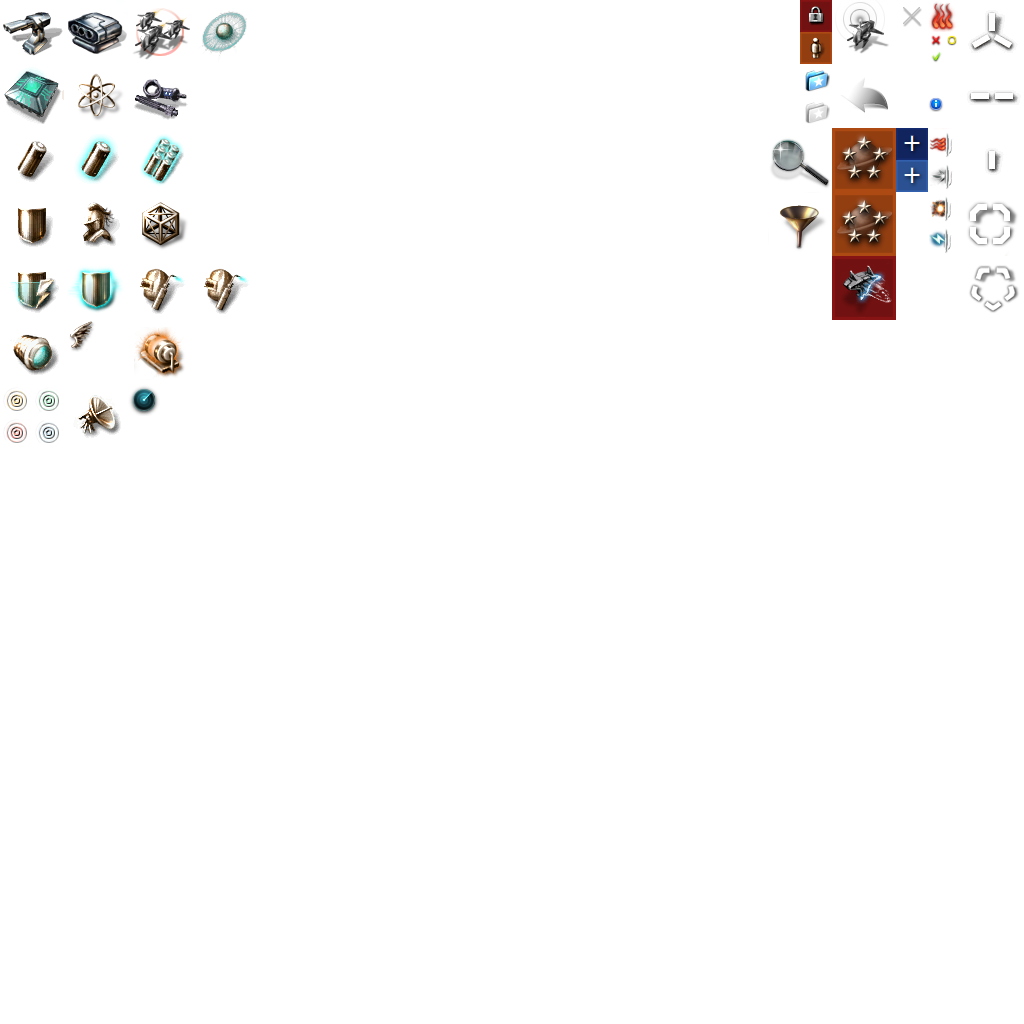
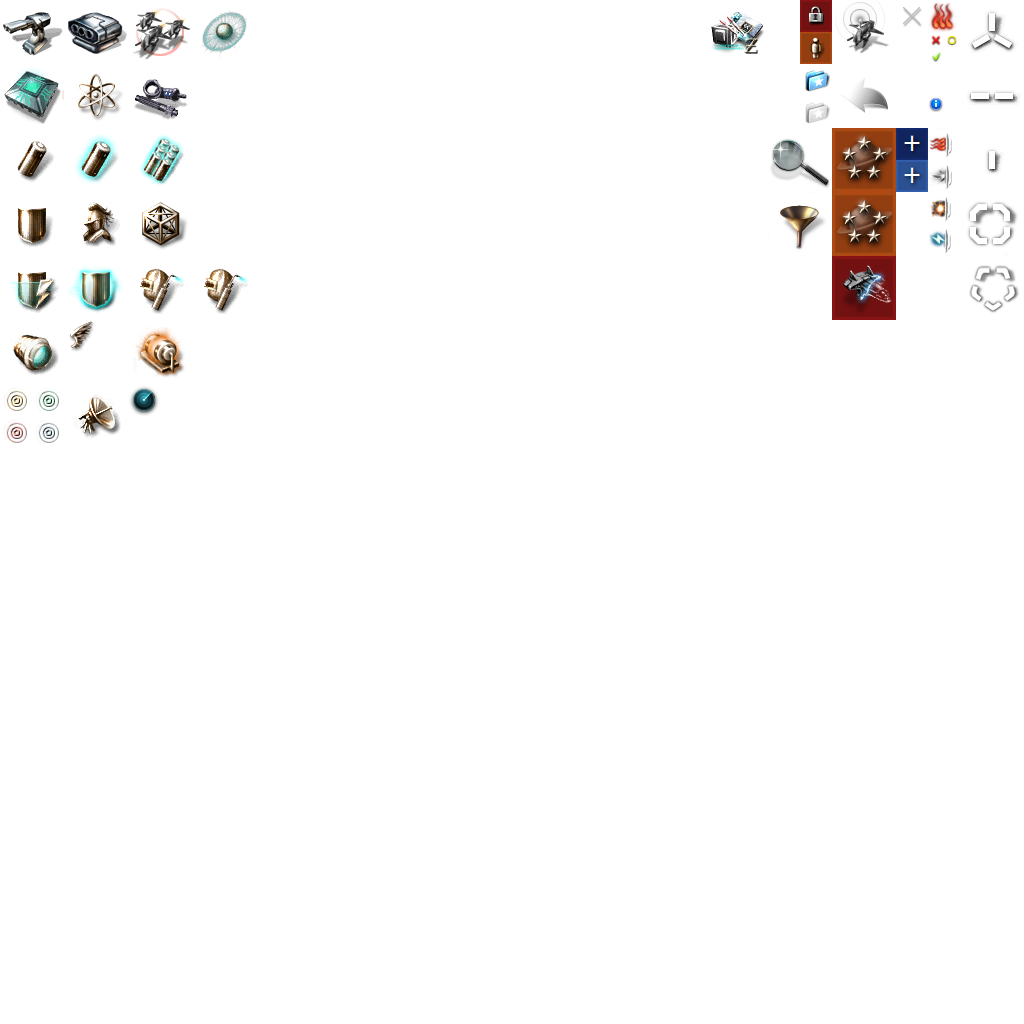
The second 1024x1024 image is a revision of the first. Changes to its layers:
added layer "Market" in group "General Icons" over [710, 11, 765, 58]
